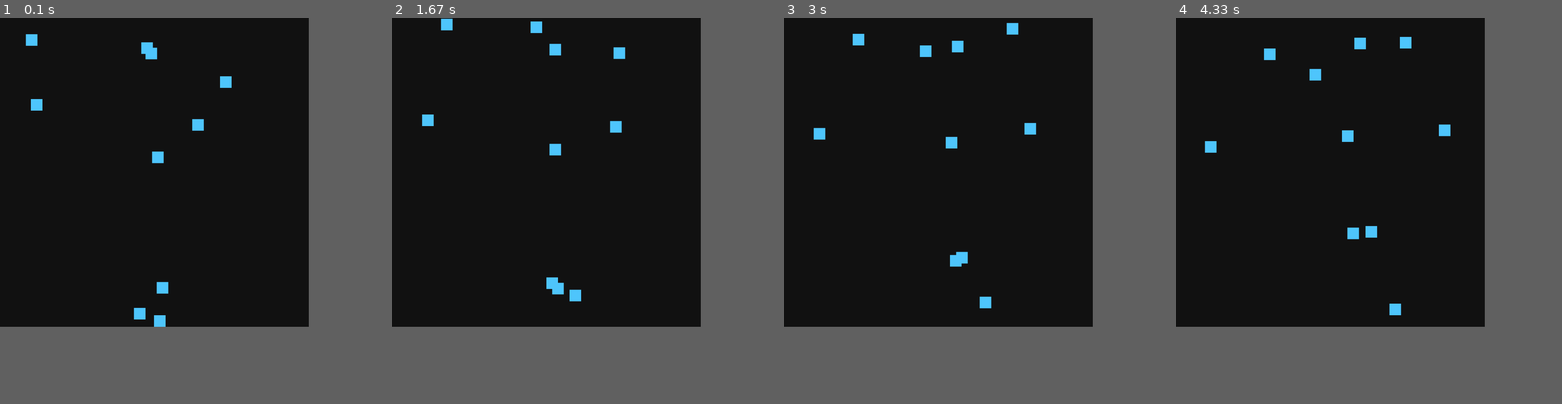
Above: before the commit, frames 1-4 (left to right).
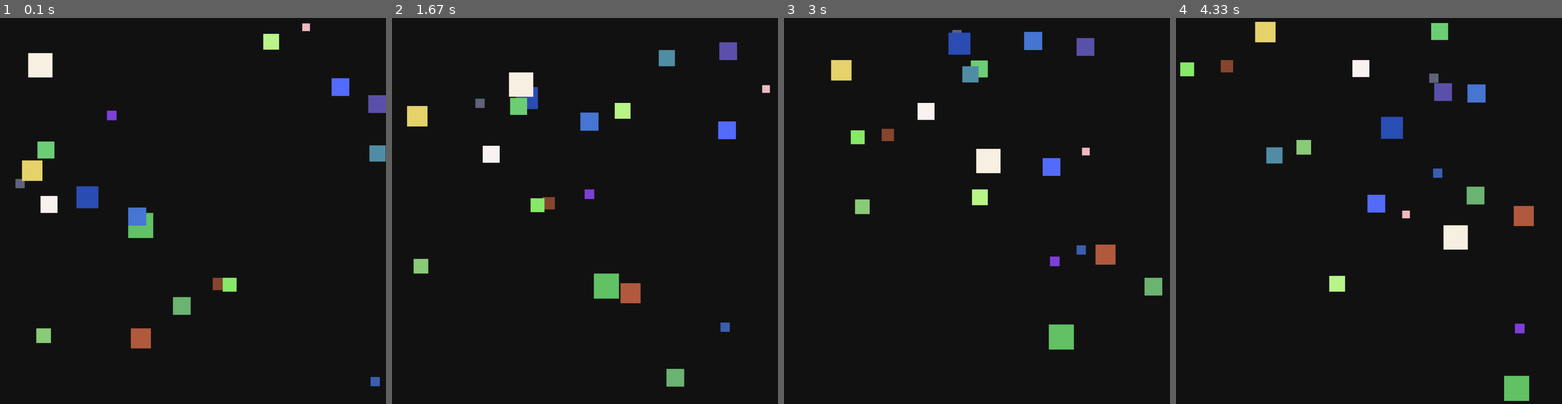
Above: after the commit, the same moments.

Repository: Meaow-09/lab8-pygame
Game: pygame game, started from main.py
Same seed, same stepped clock (60 frames per second), same inputs: the game is played once before the commit and once after it.
Inputs:
- Up to frame 1 (0.1 s): no input
- Up to frame 2 (1.67 s): no input
- Up to frame 3 (3 s): no input
- Up to frame 4 (4.33 s): no input
The window is 720x720 before the commit and 900x900 after it. Grey fills any space a smaller window leaves; there, only what the larger window draws over its background counts as a difference.

The runs differ from the first frame. In frame 1, 4.7% of the frame differs, in the area x 4-100%, y 1-96%; in frame 2, 4.7%; in frame 3, 4.7%; in frame 4, 4.9%, in the area x 1-93%, y 1-100%.

Commit message:
random size and color, readme

Diff:
--- a/main.py
+++ b/main.py
@@ -2,13 +2,15 @@
 
 import pygame
 
-WIDTH = 800
-HEIGHT = 800
+WIDTH = 1000
+HEIGHT = 1000
 FPS = 60
-SQUARE_COUNT = 10
-SQUARE_SIZE = 30
+SQUARE_COUNT = 20
 BACKGROUND_COLOR = (20, 20, 20)
-SQUARE_COLOR = (80, 200, 255)
+MIN_SPEED = 1.0
+MAX_SPEED = 3.0
+MIN_SQUARE_SIZE = 20
+MAX_SQUARE_SIZE = 70
 
 
 def init_game() -> tuple[pygame.Surface, pygame.time.Clock]:
@@ -20,27 +22,29 @@
     return screen, clock
 
 
-def create_squares(count: int) -> list[dict[str, int]]:
-    """Build square data with placeholder values.
+def create_squares(count: int) -> list[dict[str, object]]:
+    """Create squares at random positions with random non-zero velocities."""
+    squares: list[dict[str, object]] = []
 
-    TODO: How can you assign each square a random (x, y) and a random (vx, vy)
-    so they start in different places and move in different directions?
-    """
-    squares: list[dict[str, int]] = []
-
-    for i in range(count):
-        # Placeholder layout so all 10 squares are visible in the skeleton.
-        x = random.randint(0, WIDTH - SQUARE_SIZE)
-        y = random.randint(0, HEIGHT - SQUARE_SIZE)
-        vx = random.uniform(-1.0, 1.0)
-        vy = random.uniform(-1.0, 1.0)
+    for _ in range(count):
+        size = random.randint(MIN_SQUARE_SIZE, MAX_SQUARE_SIZE)
+        x = random.randint(0, WIDTH - size)
+        y = random.randint(0, HEIGHT - size)
+        vx = random.choice([-1.0, 1.0]) * random.uniform(MIN_SPEED, MAX_SPEED)
+        vy = random.choice([-1.0, 1.0]) * random.uniform(MIN_SPEED, MAX_SPEED)
+        color = (
+            random.randint(40, 255),
+            random.randint(40, 255),
+            random.randint(40, 255),
+        )
 
         square = {
             "x": x,
             "y": y,
-            "size": SQUARE_SIZE,
+            "size": size,
             "vx": vx,
             "vy": vy,
+            "color": color,
         }
         squares.append(square)
 
@@ -48,47 +52,52 @@
 
 
 def handle_events() -> bool:
-    """Process user input.
+    """Process user input and return whether the app should keep running."""
+    running = True
 
-    TODO: What additional keyboard controls would help you debug movement speed?
-    """
     for event in pygame.event.get():
         if event.type == pygame.QUIT:
-            return False
-    return True
+            running = False
+        elif event.type == pygame.KEYDOWN and event.key in (pygame.K_ESCAPE, pygame.K_q):
+            running = False
+
+    return running
 
 
-def update_squares(squares: list[dict[str, int]]) -> None:
-    """Update square positions.
-
-    TODO:
-    1) Add velocity to position each frame.
-    2) Reverse velocity when hitting a screen edge.
-    3) Optionally randomize direction every N frames.
-    """
+def update_squares(squares: list[dict[str, object]]) -> None:
+    """Move each square and bounce it when it reaches a screen edge."""
     for square in squares:
-        # Placeholder update so skeleton runs before movement logic is implemented.
+        size = int(square["size"])
         square["x"] += square["vx"]
         square["y"] += square["vy"]
 
-        if square["x"] <= 0 or square["x"] + SQUARE_SIZE > WIDTH:
+        if square["x"] <= 0:
+            square["x"] = 0
+            square["vx"] = abs(square["vx"])
+        elif square["x"] + size >= WIDTH:
+            square["x"] = WIDTH - size
             square["vx"] = -square["vx"]
-        if square["y"] <= 0 or square["y"] + SQUARE_SIZE > HEIGHT:
+
+        if square["y"] <= 0:
+            square["y"] = 0
+            square["vy"] = abs(square["vy"])
+        elif square["y"] + size >= HEIGHT:
+            square["y"] = HEIGHT - size
             square["vy"] = -square["vy"]
 
 
-def draw_scene(screen: pygame.Surface, squares: list[dict[str, int]]) -> None:
+def draw_scene(screen: pygame.Surface, squares: list[dict[str, object]]) -> None:
     """Render all game objects."""
     screen.fill(BACKGROUND_COLOR)
 
     for square in squares:
-        rect = pygame.Rect(square["x"], square["y"], square["size"], square["size"])
-        pygame.draw.rect(screen, SQUARE_COLOR, rect)
+        rect = pygame.Rect(int(square["x"]), int(square["y"]), int(square["size"]), int(square["size"]))
+        pygame.draw.rect(screen, square["color"], rect)
 
     pygame.display.flip()
 
 
-def run_loop(screen: pygame.Surface, clock: pygame.time.Clock, squares: list[dict[str, int]]) -> None:
+def run_loop(screen: pygame.Surface, clock: pygame.time.Clock, squares: list[dict[str, object]]) -> None:
     """Main loop that coordinates events, updates, and rendering."""
     running = True
     while running:
@@ -99,11 +108,7 @@
 
 
 def main() -> None:
-    """Program entrypoint.
-
-    TODO: Before implementing random movement, what variable values do you want to
-    print each frame to verify your assumptions?
-    """
+    """Program entrypoint."""
     screen, clock = init_game()
     squares = create_squares(SQUARE_COUNT)
 
Not shown, changed: README.md
Not shown, changed: JOURNAL.md
